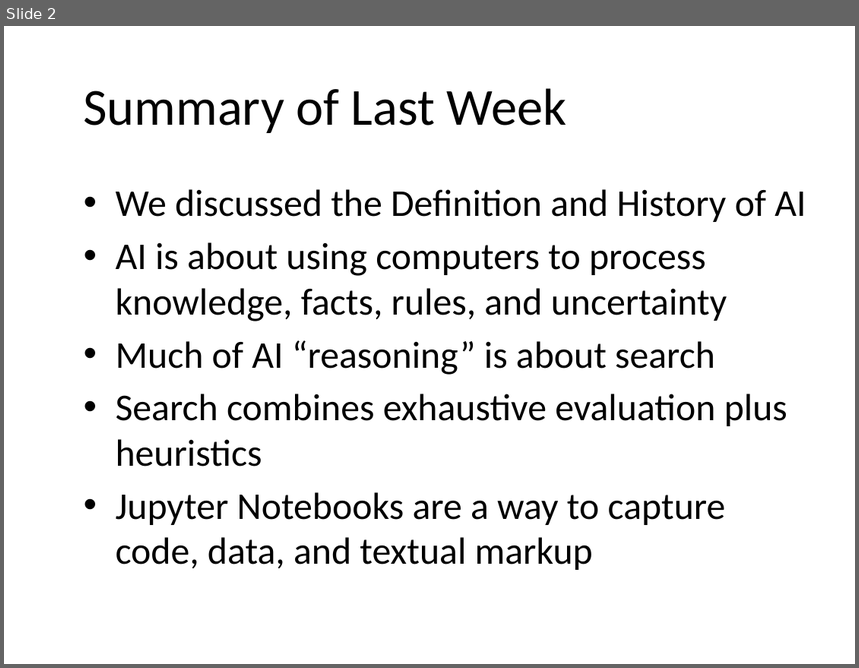
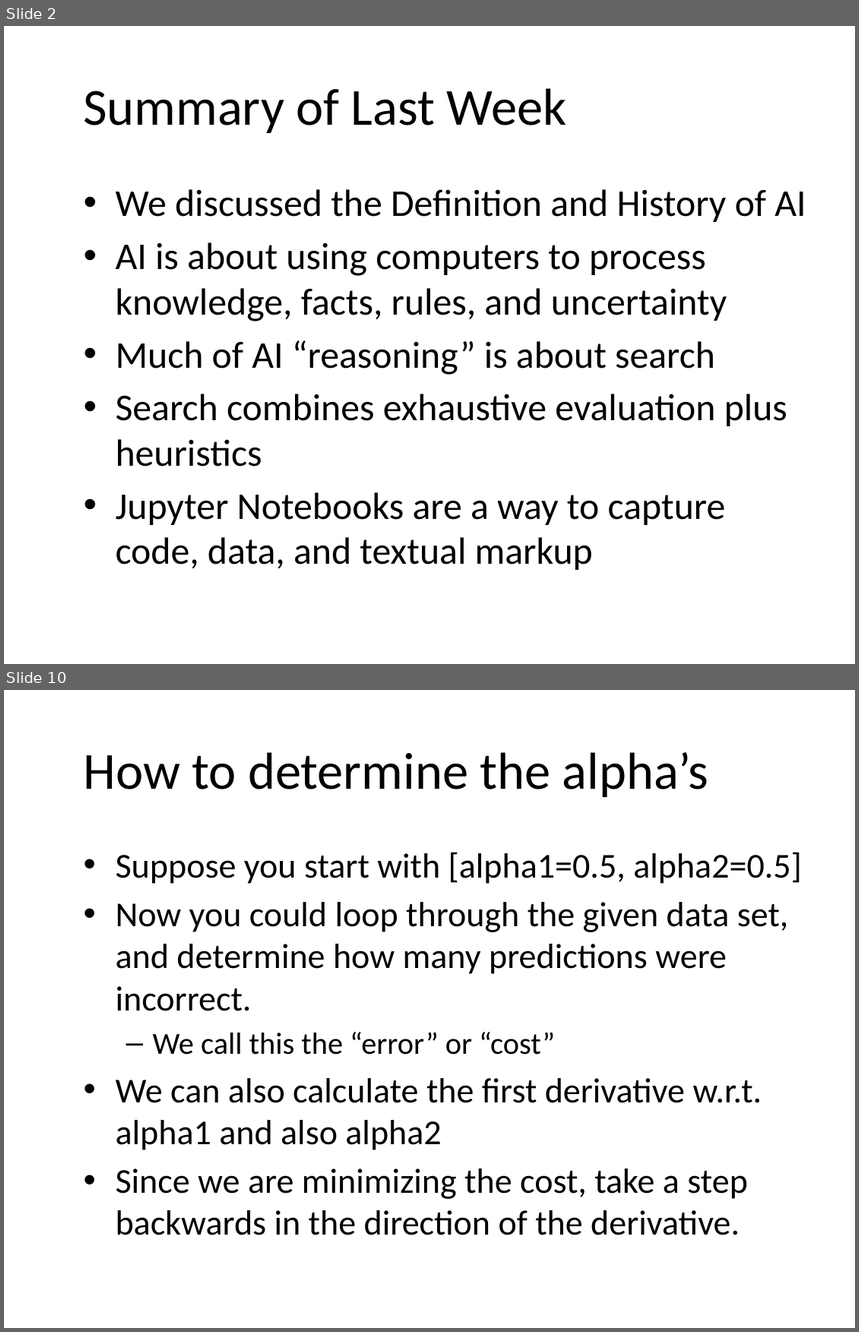
Before and after one commit to JeffRisberg/PythonNotebooksForAI, a slide deck: Documents/60-Introduction.pptx. Shown one above the other, each under a label of ours: slide 2 before the commit, slides 2 and 10 after it; the slides between them are not shown. The pictures are 859x668 and 859x1332 pixels, drawn with LibreOffice and Linux fonts; fonts in the diff are those of the drawing; background and template pictures are left out. Boxes give left, top, right and bottom in pixels: in the first picture for what was removed or moved away, otherwise in the second. Text is boxed around its words. In the diff, an @@ line names an element or a change of style, - is before the commit and + after.

```diff
--- a/Documents/60-Introduction.pptx
+++ b/Documents/60-Introduction.pptx
@@ slide 10 added at (4, 690, 855, 1328), background picture (left out) @@
@@ title added at (84, 752, 709, 797), 44 pt, text #000000 @@
+How to determine the alpha’s
@@ text added at (116, 852, 802, 1236), 29.6 pt, text #000000 @@
+• Suppose you start with [alpha1=0.5, alpha2=0.5]
+• Now you could loop through the given data set, and determine how many predictions were incorrect.
+  – We call this the “error” or “cost”
+• We can also calculate the first derivative w.r.t. alpha1 and also alpha2
+• Since we are minimizing the cost, take a step backwards in the direction of the derivative.
```
Also in this commit, not shown: 1 slide changed, 13 other slides added, 2 other files.
